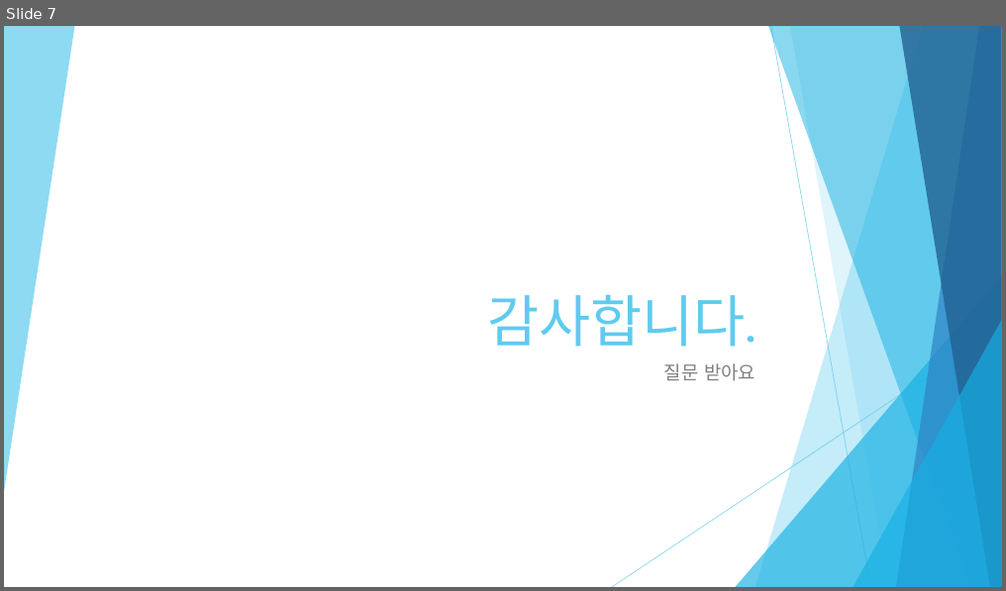
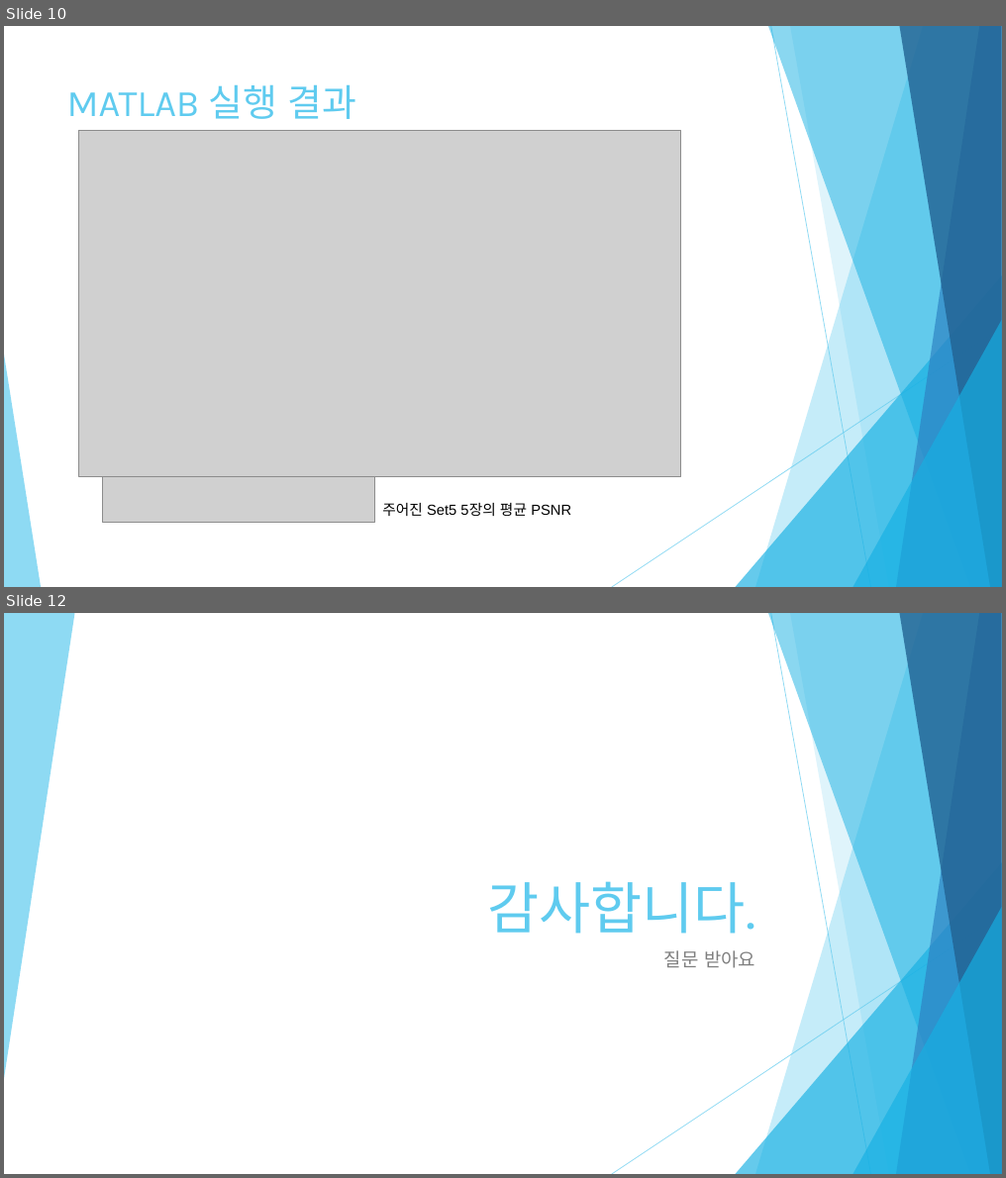
Before and after one commit to Refstop/Digital_Image_Process, a slide deck: term_project/report/DIP_Term_Project.pptx. Shown one above the other, each under a label of ours: slide 7 before the commit, slides 10 and 12 after it; the slides between them are not shown. The pictures are 1006x591 and 1006x1178 pixels, drawn with LibreOffice and Linux fonts; fonts in the diff are those of the drawing; grey boxes stand for pictures. Boxes give left, top, right and bottom in pixels: in the first picture for what was removed or moved away, otherwise in the second. Text is boxed around its words. In the diff, an @@ line names an element or a change of style, - is before the commit and + after.

```diff
--- a/term_project/report/DIP_Term_Project.pptx
+++ b/term_project/report/DIP_Term_Project.pptx
@@ slide 10 added at (4,26,1002,587), background #FFFFFF; not listed: 9 template elements that a slide beside it also shows @@
@@ title added at (67,85,357,119), 36 pt, text #5FCBEF @@
+MATLAB 실행 결과
@@ picture added at (78,130,680,476) @@
@@ triangle added at (4,355,41,587), fill #5FCBEF at 70% opacity @@
@@ picture added at (102,476,375,522) @@
@@ text added at (382,503,571,516), 14 pt, text #000000 @@
+주어진 Set5 5장의 평균 PSNR
@@ what was slide 7 is now slide 12 @@
```
Also in this commit, not shown: 2 slides changed, 8 other slides added, 4 slides removed, 19 other files.
